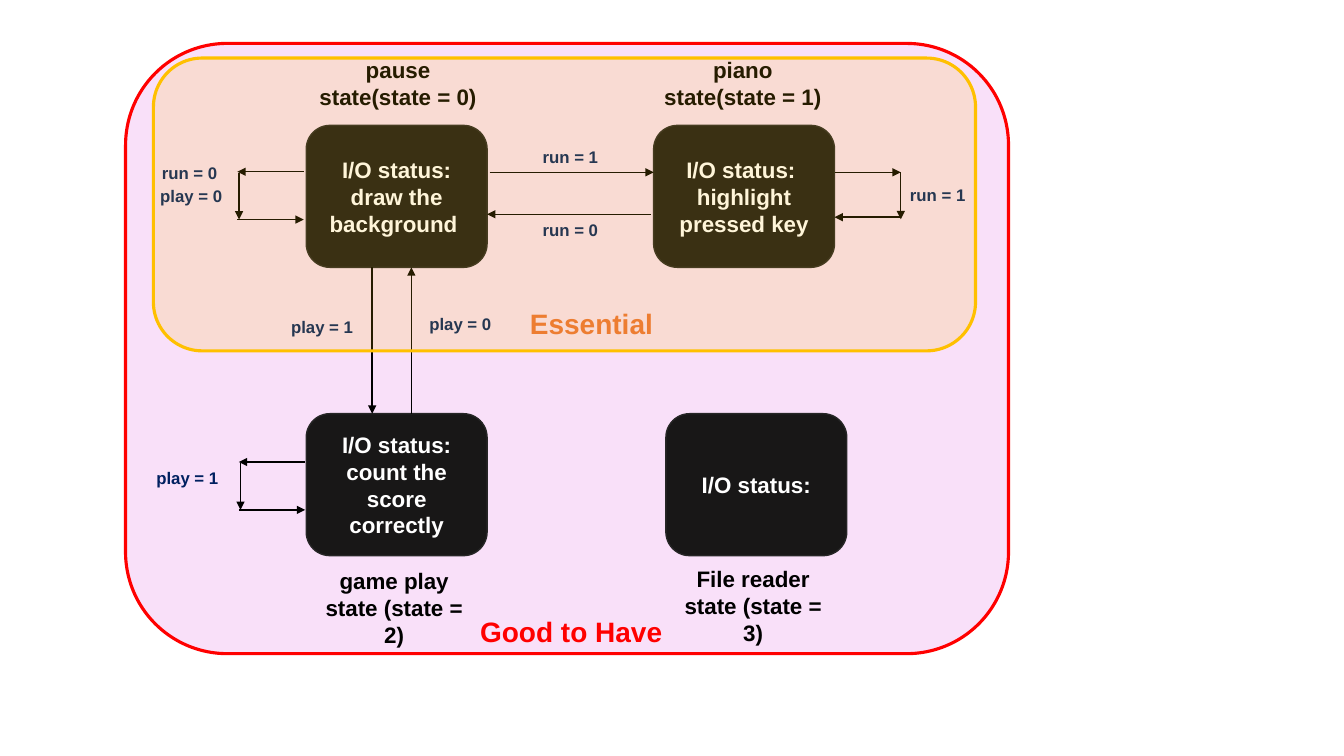
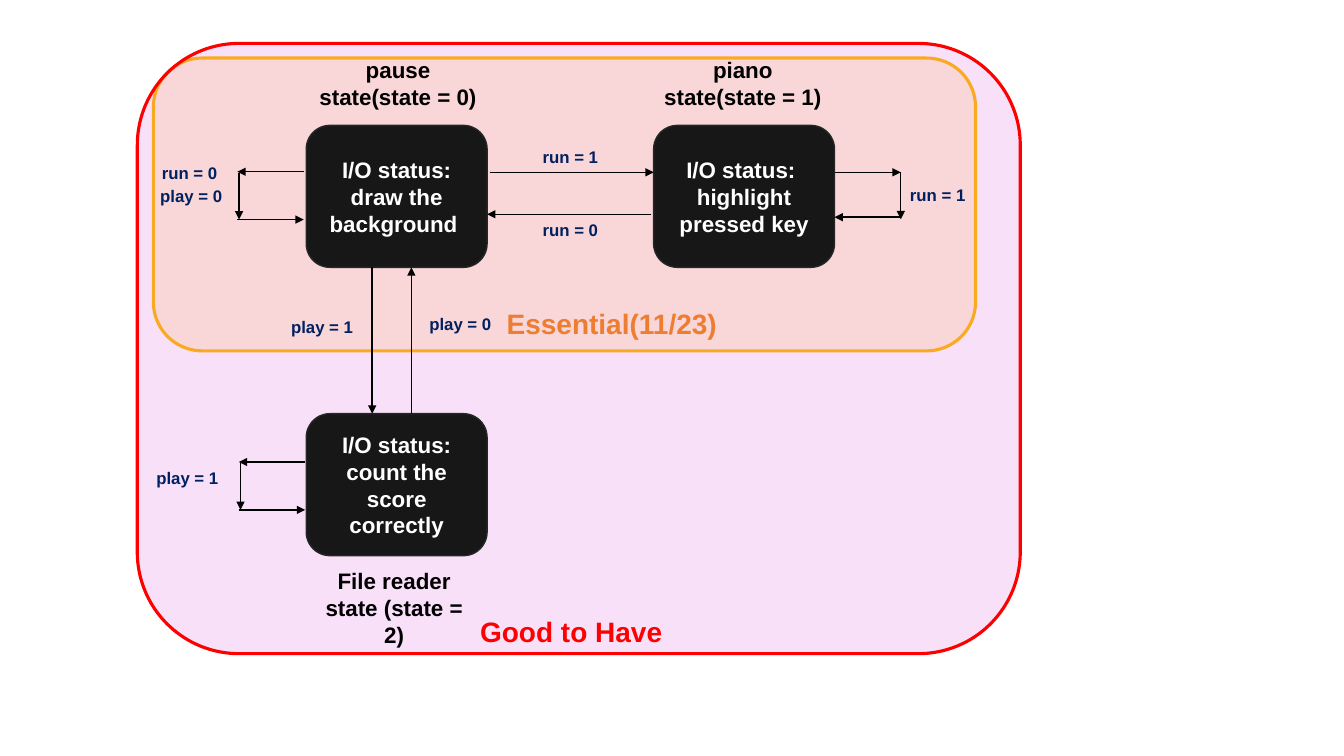
Before and after one commit to 0oTinaKimo0/CSE230-final-keyboard, a slide deck: slide 1 of plotter/plotter.pptx. Drawn at 1344x756 pixels with LibreOffice and Linux fonts; fonts in the diff are those of the drawing. Boxes give left, top, right and bottom in pixels: in the first picture for what was removed or moved away, otherwise in the second. Text is boxed around its words. In the diff, an @@ line names an element or a change of style, - is before the commit and + after.

```diff
--- a/plotter/plotter.pptx
+++ b/plotter/plotter.pptx
@@ rounded rectangle: place and size @@
-rounded rectangle at [126,43,1009,653]
+rounded rectangle at [137,43,1020,653]
@@ text at [507,313,717,339]: text changed @@
-Essential
+Essential(11/23)
@@ rounded rectangle removed at [666,413,847,556] @@
-I/O status:
@@ text at [326,572,450,648]: text changed @@
-game play state (state = 2)
+File reader state (state = 2)
@@ text removed at [685,570,809,646] @@
-File reader state (state = 3)
```
Also in this commit, not shown: 3 other files.
